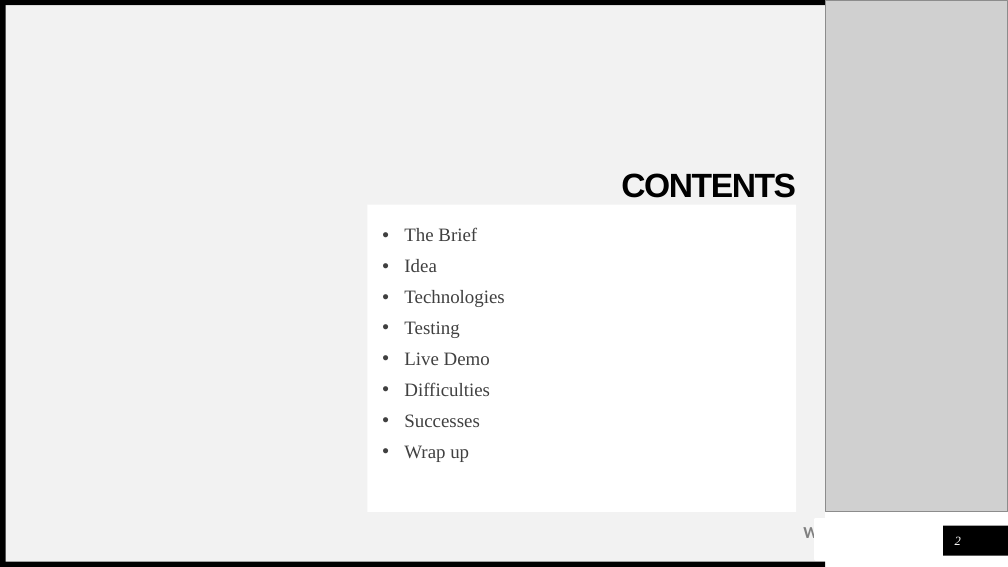
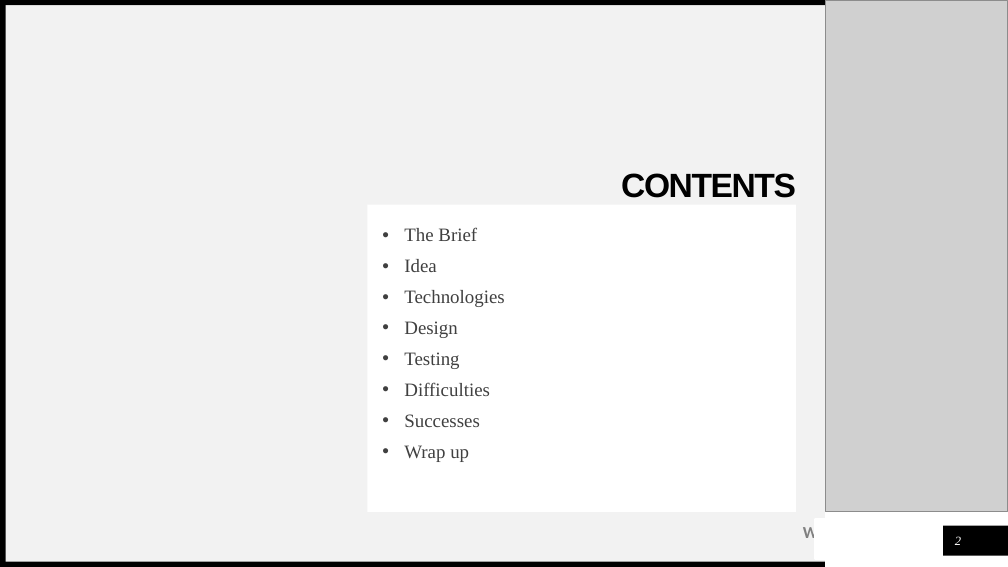
Before and after one commit to Marbul83/PiersProject, a slide deck: slide 2 of Media/DnDPresent.pptx. Drawn at 1008x567 pixels with LibreOffice and Linux fonts; fonts in the diff are those of the drawing; grey boxes stand for pictures. Boxes give left, top, right and bottom in pixels: in the first picture for what was removed or moved away, otherwise in the second. Text is boxed around its words. In the diff, an @@ line names an element or a change of style, - is before the commit and + after.

```diff
--- a/Media/DnDPresent.pptx
+++ b/Media/DnDPresent.pptx
@@ text in rectangle at (x1=404, y1=321, x2=457, y2=338): paragraph added @@
+• Design
@@ text in rectangle at (x1=404, y1=352, x2=490, y2=365): paragraph removed @@
-• Live Demo
```
Also in this commit, not shown: 1 other slide changed, 1 slide added, 1 slide removed, 1 other file.
